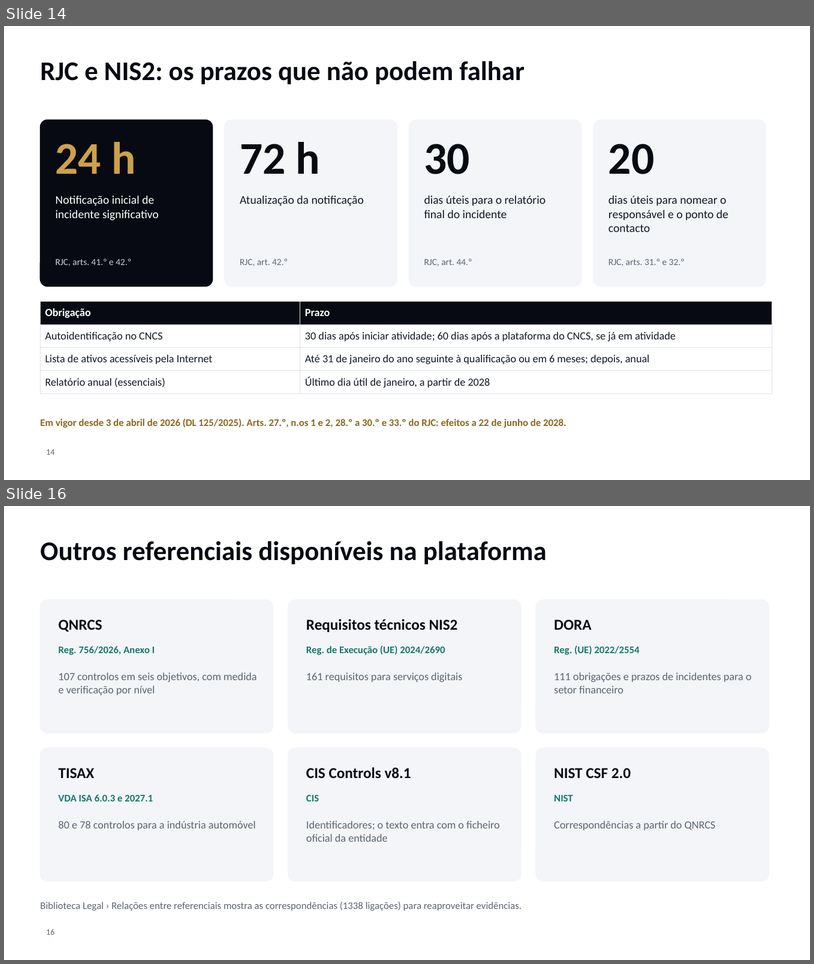
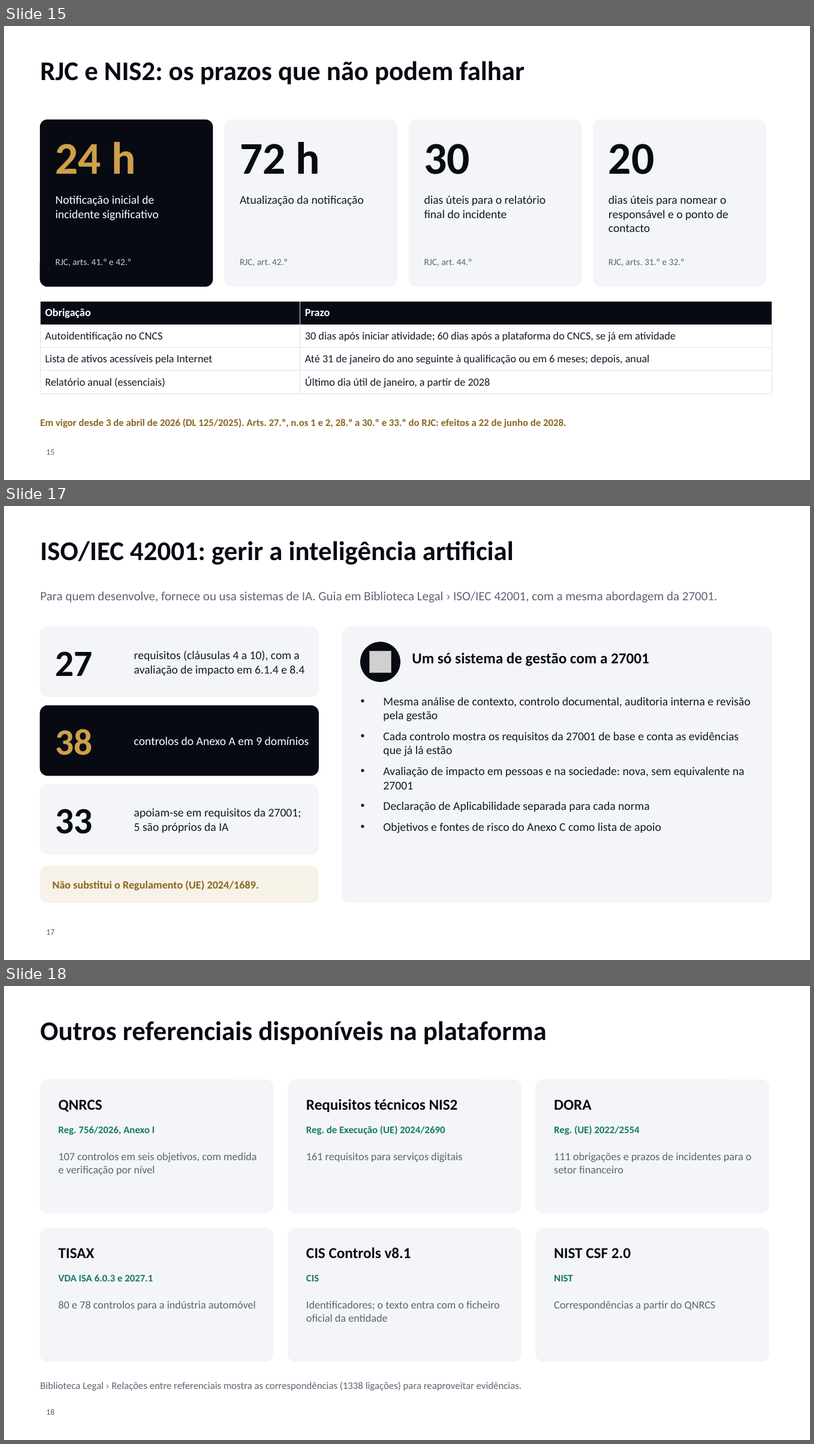
Before and after one commit to dbastoscarvalho23/Securematurity, a slide deck: docs/onboarding/AnkoraOne-Apresentacao-Onboarding.pptx. Shown one above the other, each under a label of ours: slides 14 and 16 before the commit, slides 15, 17 and 18 after it; the slides between them are not shown. The pictures are 814x964 and 814x1444 pixels, drawn with LibreOffice and Linux fonts; fonts in the diff are those of the drawing; grey boxes stand for pictures; background and template pictures are left out. Boxes give left, top, right and bottom in pixels: in the first picture for what was removed or moved away, otherwise in the second. Text is boxed around its words. In the diff, an @@ line names an element or a change of style, - is before the commit and + after.

```diff
--- a/docs/onboarding/AnkoraOne-Apresentacao-Onboarding.pptx
+++ b/docs/onboarding/AnkoraOne-Apresentacao-Onboarding.pptx
@@ slide 17 added at [4,506,810,960], background #FFFFFF @@
@@ title added at [40,541,514,565], 32 pt, text #070A13, bold @@
+ISO/IEC 42001: gerir a inteligência artificial
@@ text added at [40,591,717,603], 15 pt, text #5B6474 @@
+Para quem desenvolve, fornece ou usa sistemas de IA. Guia em Biblioteca Legal › ISO/IEC 42001, com a mesma abordagem da 27001.
@@ rounded rectangle added at [40,627,318,697], fill #F3F5F8, outline #F3F5F8 1 pt @@
@@ rounded rectangle added at [343,627,772,902], fill #F3F5F8, outline #F3F5F8 1 pt @@
@@ ellipse added at [361,642,400,681], fill #070A13, outline #070A13 1 pt @@
@@ text added at [56,651,93,676], 44 pt, text #070A13, bold @@
+27
@@ text added at [134,651,305,676], 14 pt, text #111827 @@
+requisitos (cláusulas 4 a 10), com a avaliação de impacto em 6.1.4 e 8.4
@@ picture added at [369,651,391,672] @@
@@ text added at [412,652,650,666], 18 pt, text #070A13, bold @@
+Um só sistema de gestão com a 27001
@@ text added at [383,697,751,833], 14 pt, text #111827 @@
+• Mesma análise de contexto, controlo documental, auditoria interna e revisão pela gestão
+• Cada controlo mostra os requisitos da 27001 de base e conta as evidências que já lá estão
+• Avaliação de impacto em pessoas e na sociedade: nova, sem equivalente na 27001
+• Declaração de Aplicabilidade separada para cada norma
+• Objetivos e fontes de risco do Anexo C como lista de apoio
@@ rounded rectangle added at [40,706,318,775], fill #070A13, outline #070A13 1 pt @@
@@ text added at [56,729,93,755], 44 pt, text #CFA04A, bold @@
+38
@@ text added at [134,736,309,745], 14 pt, text #FFFFFF @@
+controlos do Anexo A em 9 domínios
@@ rounded rectangle added at [40,784,318,854], fill #F3F5F8, outline #F3F5F8 1 pt @@
@@ text added at [56,808,93,834], 44 pt, text #070A13, bold @@
+33
@@ text added at [134,808,302,832], 14 pt, text #111827 @@
+apoiam-se em requisitos da 27001; 5 são próprios da IA
@@ rounded rectangle added at [40,866,318,902], fill #F7F2E7, outline #F7F2E7 1 pt @@
@@ text added at [53,880,259,890], 13 pt, text #8A6620, bold @@
+Não substitui o Regulamento (UE) 2024/1689.
@@ page number added at [46,929,54,934], 10 pt, text #5B6474 @@
+17
@@ what was slide 14 is now slide 15 @@
@@ page number at [46,449,54,454]: text changed @@
-14
+15
@@ what was slide 16 is now slide 18 @@
@@ page number at [46,1408,54,1414]: text changed @@
-16
+18
```
Also in this commit, not shown: 8 slides changed, 1 other slide added, 12 other files.
